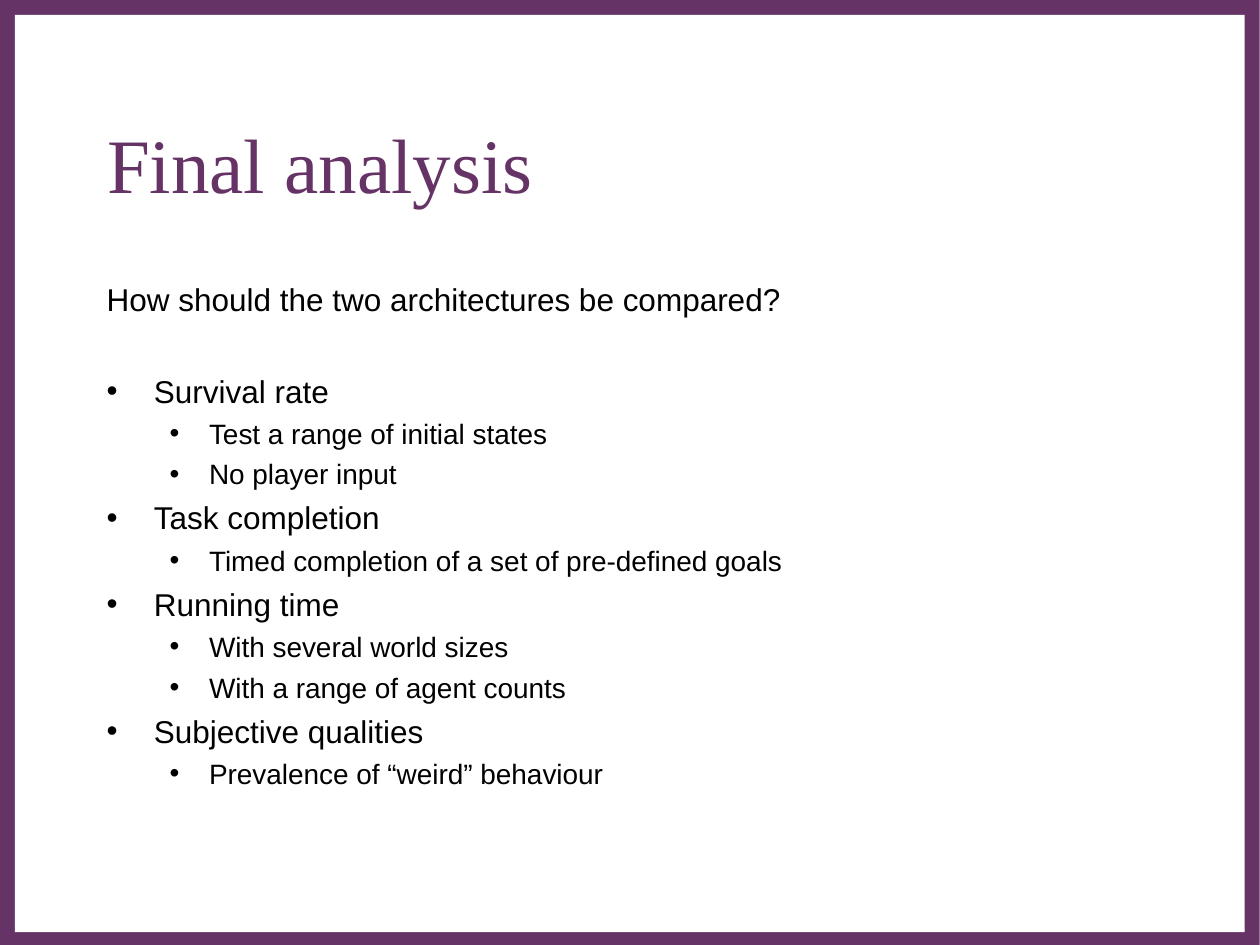
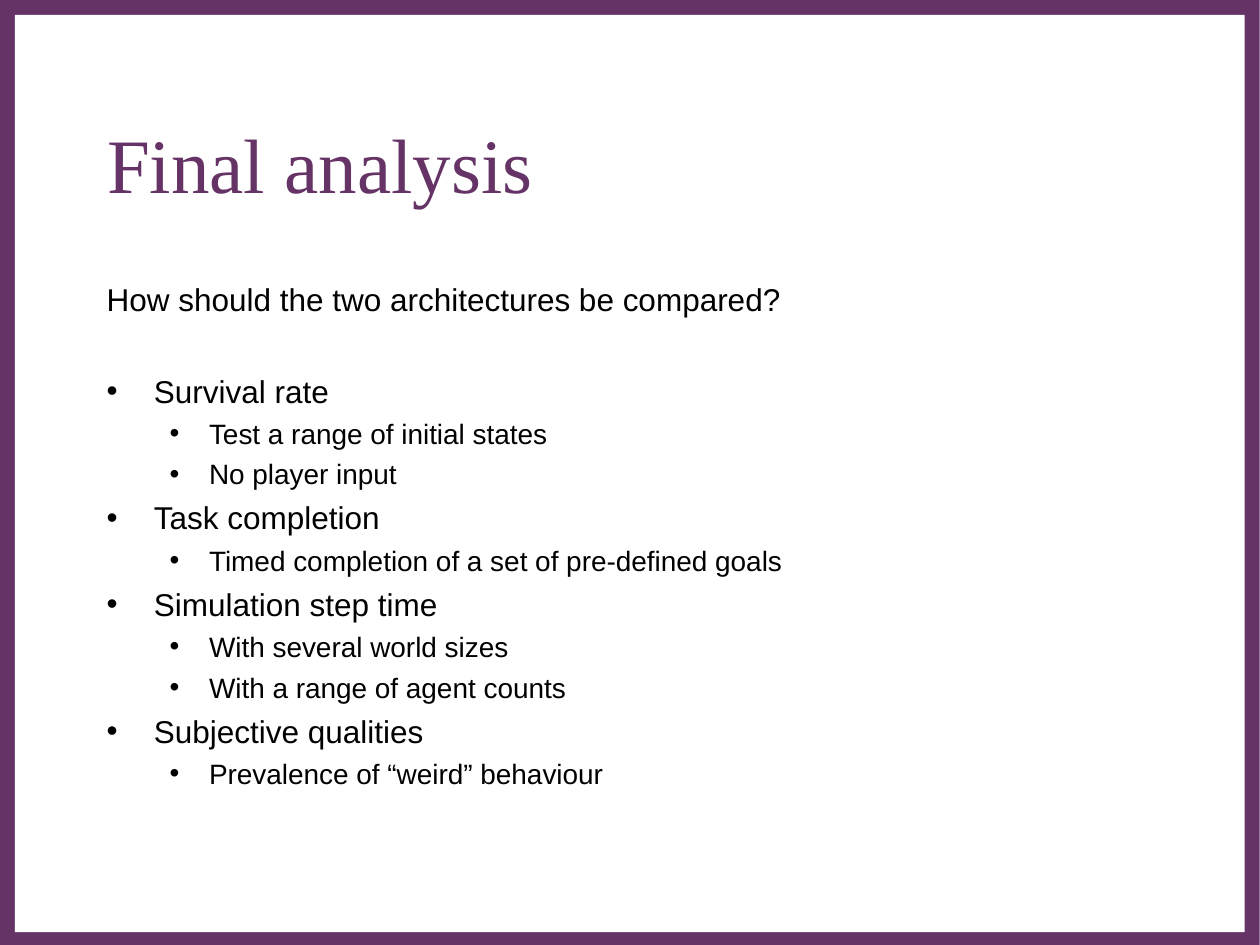
Before and after one commit to Metapyziks/Zombles, a slide deck: slide 14 of Documents/Presentation/zombles.ppt. Drawn at 1260x945 pixels with LibreOffice and Linux fonts; fonts in the diff are those of the drawing; background and template pictures are left out. Boxes give left, top, right and bottom in pixels: in the first picture for what was removed or moved away, otherwise in the second. Text is boxed around its words. In the diff, an @@ line names an element or a change of style, - is before the commit and + after.

```diff
--- a/Documents/Presentation/zombles.ppt
+++ b/Documents/Presentation/zombles.ppt
@@ text at (154,593,438,622): text changed @@
-• Running time
+• Simulation step time
```
Also in this commit, not shown: 1 other slide changed.
